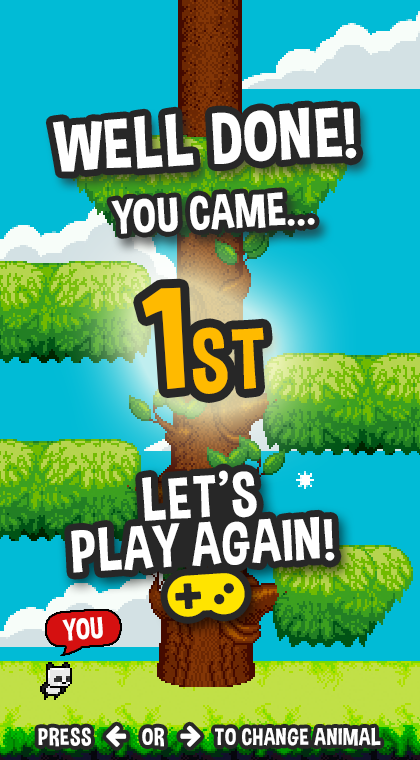
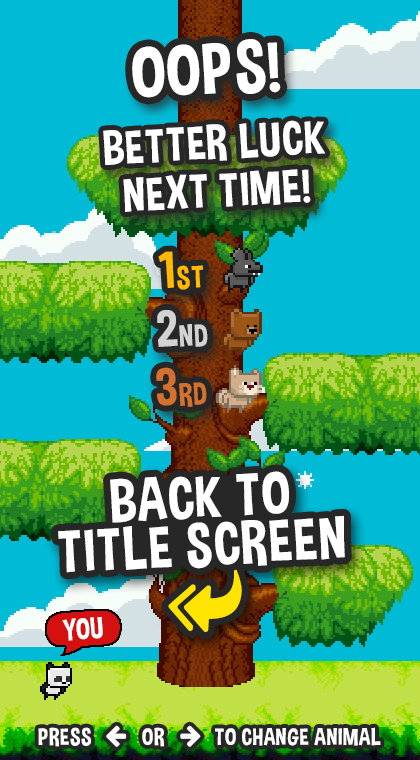
Comparing the layer stacks of the two 420 x 760 images. Changes:
hid "Play Button" (1st of 3) over bbox(64, 463, 342, 624)
added layer "Play Button copy" above "Play Button" over bbox(51, 464, 352, 639)
showed group "Lose" (8 layers) over bbox(103, 39, 326, 413)
hid group "Win" (5 layers) over bbox(52, 107, 357, 394)
